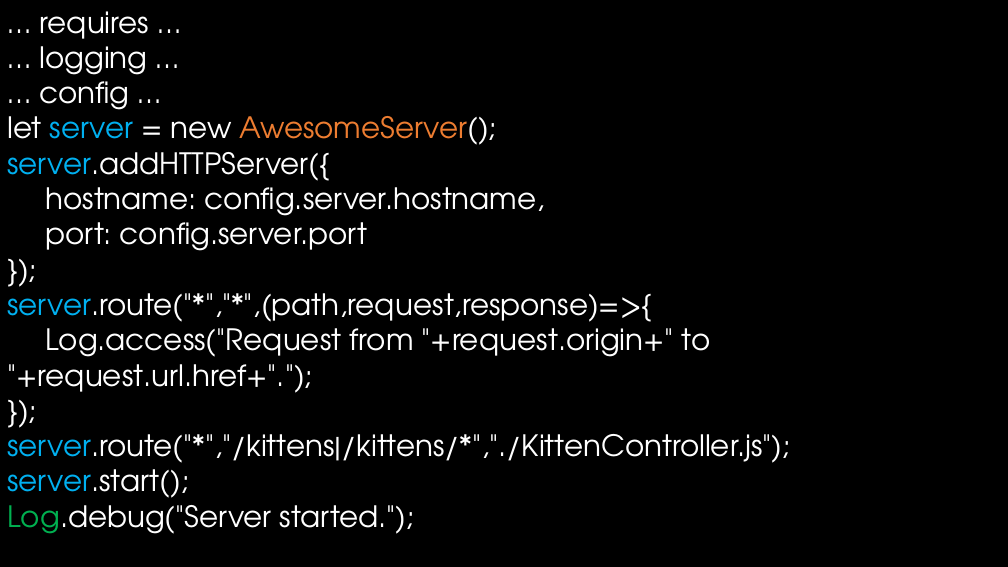
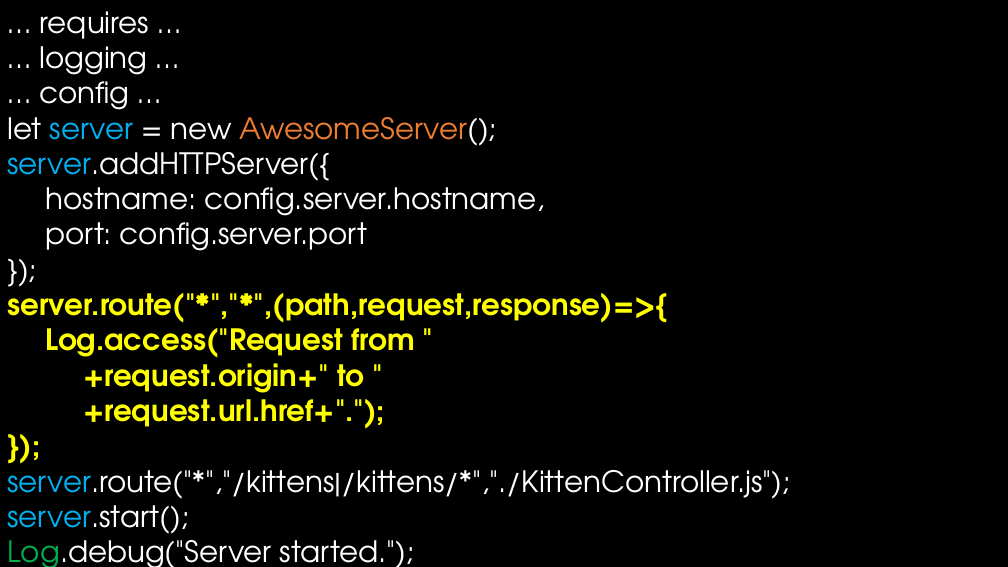
Before and after one commit to arei/talks, a slide deck: slide 78 of BuildingAwesome/BuildingAwesome.pptx (slide 76 before the commit). Drawn at 1008x567 pixels with LibreOffice and Linux fonts; fonts in the diff are those of the drawing. Boxes give left, top, right and bottom in pixels: in the first picture for what was removed or moved away, otherwise in the second. Text is boxed around its words. In the diff, an @@ line names an element or a change of style, - is before the commit and + after.

```diff
--- a/BuildingAwesome/BuildingAwesome.pptx
+++ b/BuildingAwesome/BuildingAwesome.pptx
@@ text at (7,284,668,329): text colour #00B0F0 to #FFFF00 in "server.route("*","*",(path,request,response)=>{"; text colour #FFFFFF to #FFFF00, bold on in "server.route("*","*",(path,request,response)=>{", "});" @@
@@ text at (45,319,414,429): text changed; text colour #FFFFFF to #FFFF00; bold on @@
-Log.access("Request from "+request.origin+" to "+request.url.href+".");
+Log.access("Request from "
++request.origin+" to "
++request.url.href+".");
```
Also in this commit, not shown: 2 other slides changed, 3 slides added.
